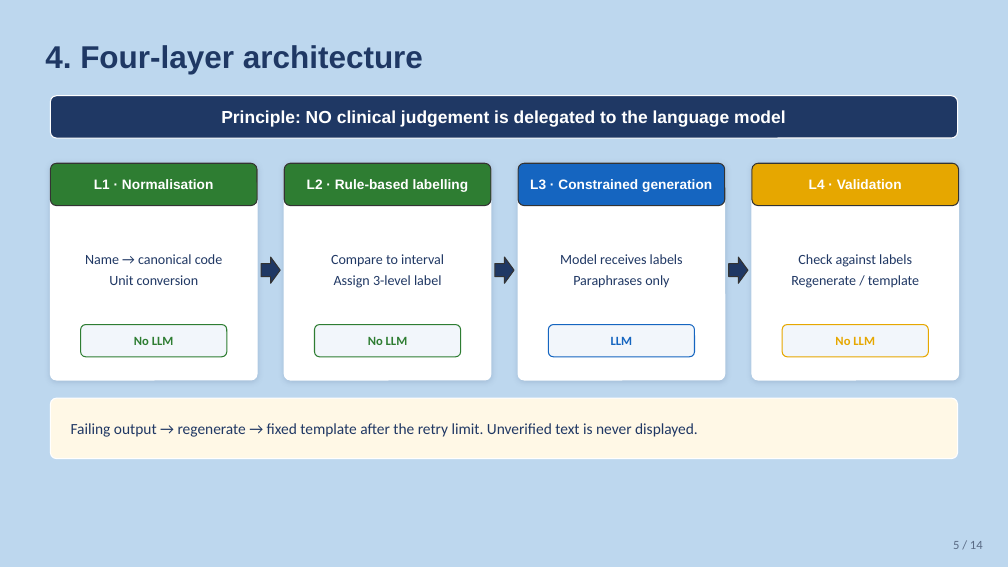
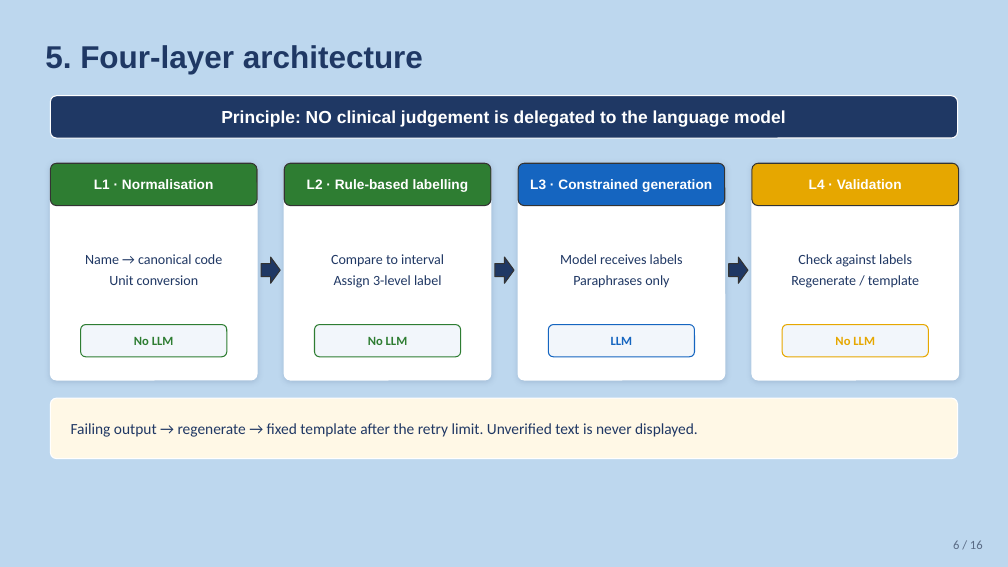
Before and after one commit to quangdai1321/Health-Info, a slide deck: slide 6 of docs_slide/HEALTHINFO-IV_TruongQuangDai_Slide_EN.pptx (slide 5 before the commit). Drawn at 1008x567 pixels with LibreOffice and Linux fonts; fonts in the diff are those of the drawing. Boxes give left, top, right and bottom in pixels: in the first picture for what was removed or moved away, otherwise in the second. Text is boxed around its words. In the diff, an @@ line names an element or a change of style, - is before the commit and + after.

```diff
--- a/docs_slide/HEALTHINFO-IV_TruongQuangDai_Slide_EN.pptx
+++ b/docs_slide/HEALTHINFO-IV_TruongQuangDai_Slide_EN.pptx
@@ text at [45,45,423,74]: text changed @@
-4. Four-layer architecture
+5. Four-layer architecture
@@ text at [953,540,983,549]: text changed @@
-5 / 14
+6 / 16
```
Also in this commit, not shown: 11 other slides changed, 2 slides added, 43 other files.
